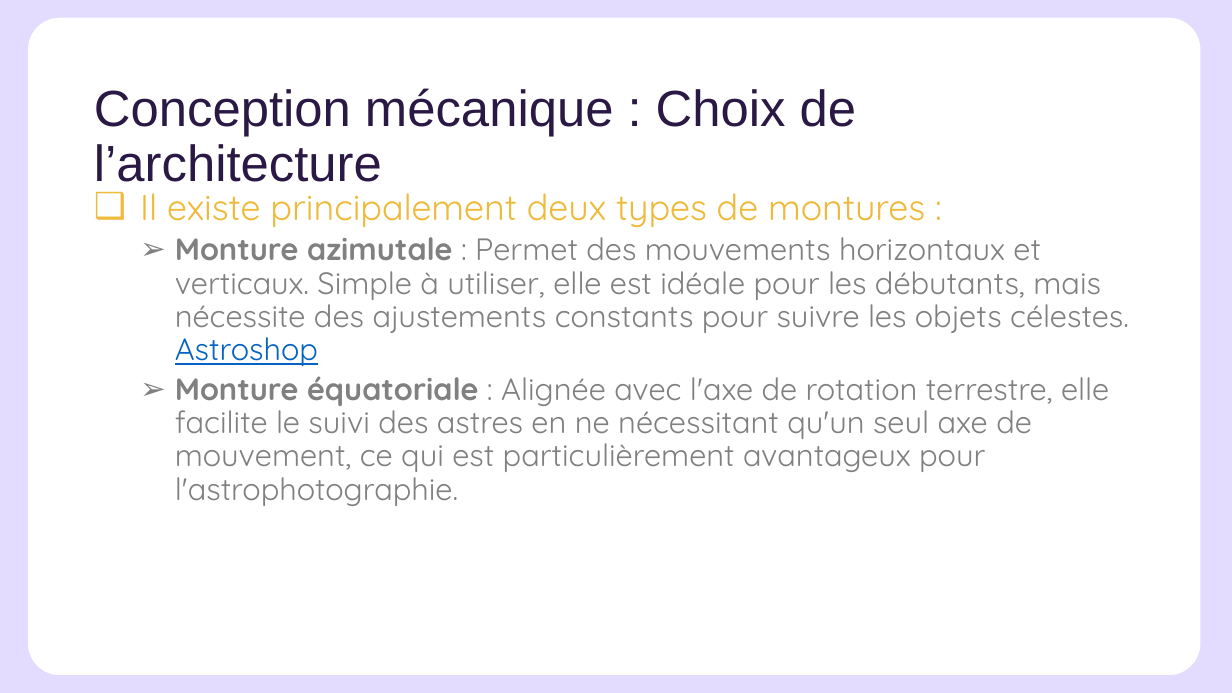
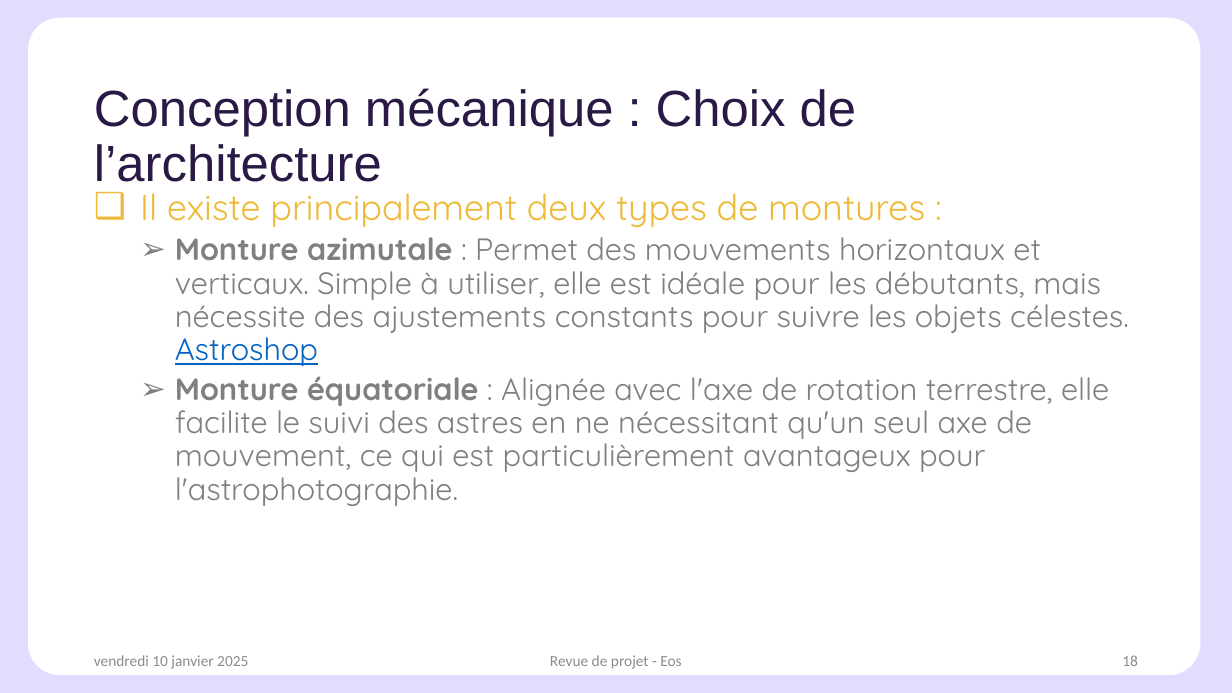
Before and after one commit to Sylvain-BROCAS/Starget, a slide deck: slide 18 of Starget.pptx (slide 14 before the commit). Drawn at 1232x693 pixels with LibreOffice and Linux fonts; fonts in the diff are those of the drawing; background and template pictures are left out. Boxes give left, top, right and bottom in pixels: in the first picture for what was removed or moved away, otherwise in the second. Text is boxed around its words. In the diff, an @@ line names an element or a change of style, - is before the commit and + after.

```diff
--- a/Starget.pptx
+++ b/Starget.pptx
@@ text added at <box>94,655,248,669</box>, 12 pt, text #8C8C8C @@
+vendredi 10 janvier 2025
@@ text added at <box>550,655,681,669</box>, 12 pt, text #8C8C8C @@
+Revue de projet - Eos
@@ page number added at <box>1122,655,1138,666</box>, 12 pt, text #8C8C8C @@
+18
```
Also in this commit, not shown: 16 other slides changed, 7 slides added, 3 slides removed.
